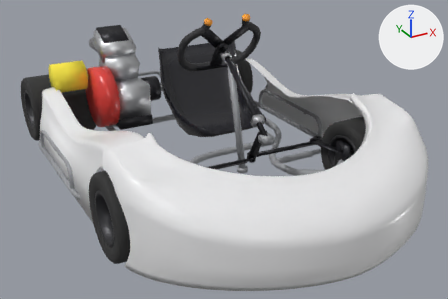
One commit to the FBX model Assets/Resources/KartModel/OKT_Kart.fbx: the scene before it, then after it.
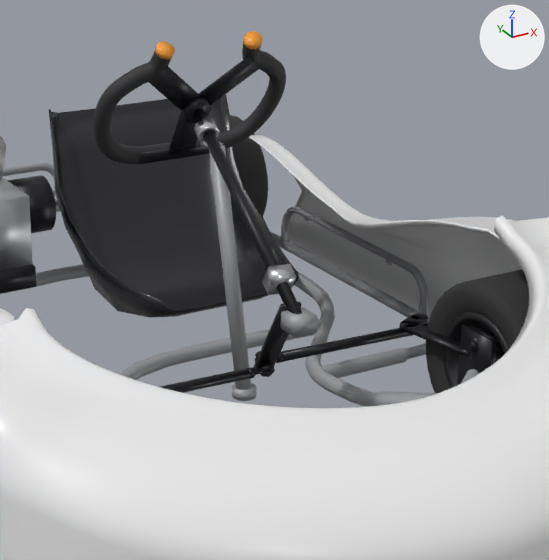
Old and new are each drawn whole from a camera (50 mm lens) standing at (-1.012, -1.557, 1.049) and looking at (0.018, 0.316, 0.113) and again close up on the part from 31% to 83% of the width and 0% to 81% of the height. Every picture has the same lights, and +X, +Y and +Z are marked at upper right. The first two pictures are the older version. Where no turn or scale is listed for an object, it has been applied to the vertices. Vertices at exactly the same position are counted once.

The scene before the commit, as lines of its bpy script (objects in view):
```python
ob_floorblock = bpy.data.objects.new('FloorBlock', me_floorblock)
ob_floorblock.location = (0.035, 0.055, 0.249)
ob_lockblock = bpy.data.objects.new('LockBlock', me_lockblock)
ob_lockblock.location = (0.035, 0.055, 0.249)
ob_pitmanarm = bpy.data.objects.new('PitmanArm', me_pitmanarm)
ob_pitmanarm.location = (0.035, 0.055, 0.249)
ob_shaft = bpy.data.objects.new('Shaft', me_shaft)
ob_shaft.location = (0.035, 0.055, 0.249)
ob_steeringupright = bpy.data.objects.new('SteeringUpright', me_steeringupright)
ob_steeringupright.location = (0.035, 0.055, 0.249)
ob_steeringwheelcaps = bpy.data.objects.new('SteeringWheelCaps', me_steeringwheelcaps)
ob_steeringwheelcaps.location = (0.035, 0.055, 0.249)
ob_steeringwheelplate = bpy.data.objects.new('SteeringWheelPlate', me_steeringwheelplate)
ob_steeringwheelplate.location = (0.035, 0.055, 0.249)
ob_tire_lr = bpy.data.objects.new('Tire_LR', me_tire_lr)
ob_tire_lr.location = (0.405, 1.049, 0.134)
ob_upperbushing = bpy.data.objects.new('UpperBushing', me_upperbushing)
ob_upperbushing.location = (0.035, 0.055, 0.249)
# also in view: 'Engine_Block' at (-0.222, 0.834, 0.309); 'SpindleBody_LF' at (0.374, 0.079, 0.134); 'Rim_LF' at (0.409, 0.0, 0.134); 'BézierCurve' at (-0.031, 0.508, 0.092); 'CasterMount_LF' at (0.325, 0.0, 0.142)
```
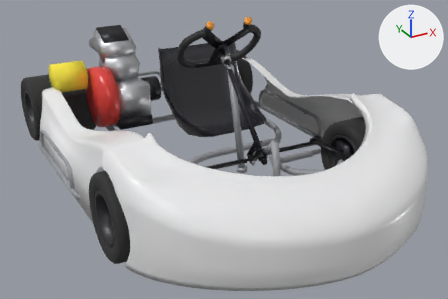
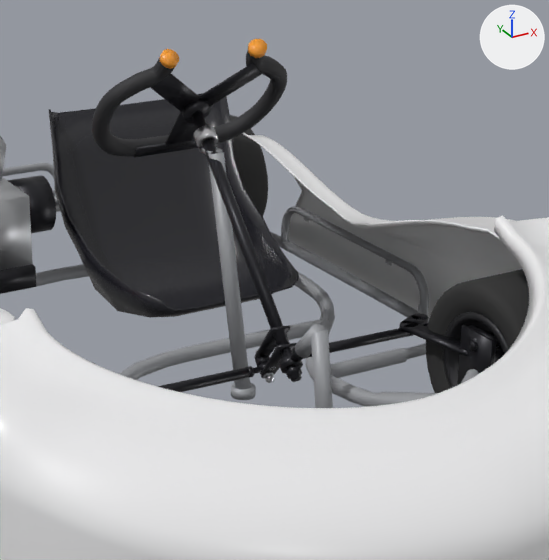
Where the newer file only moved an object's origin or applied its transform, the numbers keep the older frame.

Patch to the scene script:
```diff
--- a/Assets/Resources/KartModel/OKT_Kart.fbx.py
+++ b/Assets/Resources/KartModel/OKT_Kart.fbx.py
@@ me_steeringwheel @@
-me_steeringwheel.from_pydata(...)  # 860 vertices, 852 faces; spans x -0.129..0.216, y 0.334..0.47, z 0.118..0.333
+me_steeringwheel.from_pydata(...)  # 860 vertices, 852 faces; spans x -0.128..0.217, y 0.303..0.466, z 0.203..0.4
+# me_steeringwheel part 8: the whole mesh is turned 8.7 degrees about the x axis through its middle, then moved by (0.001, -0.018, 0.075)
 me_steeringwheel.materials.append(mat_wheel_grip)
@@ me_steeringwheelcaps @@
-me_steeringwheelcaps.from_pydata(...)  # 48 vertices, 28 faces; spans x -0.051..0.138, y 0.329..0.361, z 0.317..0.34
+me_steeringwheelcaps.from_pydata(...)  # 48 vertices, 28 faces; spans x -0.05..0.138, y 0.297..0.327, z 0.38..0.407
+# me_steeringwheelcaps part 2: the whole mesh is turned 8.7 degrees about the x axis through its middle, then moved by (0.001, -0.033, 0.065)
 me_steeringwheelcaps.materials.append(mat_grip_cap_orange)
@@ me_shaft @@
-me_shaft.from_pydata(...)  # 32 vertices, 18 faces; spans x -0.009..0.052, y -0.005..0.393, z -0.008..0.229
+me_shaft.from_pydata(...)  # 84 vertices, 50 faces; spans x -0.014..0.052, y -0.026..0.378, z -0.023..0.301
+# me_shaft part 4: 32 vertices removed from x -0.009..0.052, y -0.005..0.393, z -0.008..0.229; 84 vertices added at x -0.014..0.052, y -0.026..0.378, z -0.023..0.301
 me_shaft.materials.append(mat_anodized_black)
@@ me_steeringwheelplate @@
-me_steeringwheelplate.from_pydata(...)  # 116 vertices, 76 faces; spans x -0.057..0.142, y 0.342..0.448, z 0.122..0.305
+me_steeringwheelplate.from_pydata(...)  # 116 vertices, 76 faces; spans x -0.056..0.143, y 0.313..0.445, z 0.205..0.371
+# me_steeringwheelplate part 1: the whole mesh is turned 8.7 degrees about the x axis through its middle, then moved by (0.001, -0.016, 0.074)
 me_steeringwheelplate.materials.append(mat_anodized_black)
@@ me_pitmanarm @@
-me_pitmanarm.from_pydata(...)  # 36 vertices, 24 faces; spans x -0.0132..0.019, y 0.0224..0.1201, z -0.1231..0.0173
+me_pitmanarm.from_pydata(...)  # 44 vertices, 26 faces; spans x -0.0137..0.0211, y 0.0111..0.0993, z -0.054..0.0442
+# me_pitmanarm part 6: the loose piece of 8 vertices spanning x -0.0132..0.019, y 0.0224..0.1069, z -0.1221..0.0173 is rebuilt with 22 vertices and now spans x -0.0137..0.0183, y 0.0111..0.0758, z -0.054..0.0256
+# me_pitmanarm part 7: a new loose piece of 22 vertices spanning x -0.011..0.0211, y 0.0347..0.0993, z -0.0353..0.0442, in mat_anodized_black (black #27272c)
+# other edits to the shape of me_pitmanarm do not show in these pictures
 me_pitmanarm.materials.append(mat_anodized_black)
@@ me_steeringupright @@
-me_steeringupright.from_pydata(...)  # 72 vertices, 42 faces; spans x 0.017..0.057, y 0.194..0.342, z -0.219..0.18
+me_steeringupright.from_pydata(...)  # 72 vertices, 42 faces; spans x 0.017..0.058, y 0.179..0.326, z -0.144..0.244
+# me_steeringupright part 5: the whole mesh is scaled about its middle by (1, 1, 0.971), then moved by (0.001, -0.015, 0.07)
 me_steeringupright.materials.append(mat_frame_paint)
@@ me_upperbushing @@
-me_upperbushing.from_pydata(...)  # 64 vertices, 64 faces; spans x 0.0183..0.0556, y 0.3241..0.3592, z 0.1733..0.2142
+me_upperbushing.from_pydata(...)  # 64 vertices, 64 faces; spans x 0.0191..0.0562, y 0.3074..0.3451, z 0.2374..0.2779
+# me_upperbushing part 3: the whole mesh is multiplied about its middle by the matrix ((1.0, 0.006, -0.017), (-0.008, 0.989, -0.15), (0.016, 0.15, 0.988)), then moved by (0.0007, -0.0155, 0.0639)
 me_upperbushing.materials.append(mat_aluminium)
@@ ob_steeringwheel @@
 ob_steeringwheel = bpy.data.objects.new('SteeringWheel', me_steeringwheel)
-ob_steeringwheel.location = (0.035, 0.055, 0.249)
+ob_steeringwheel.location = (0.034, 0.073, 0.174)
@@ ob_steeringwheelcaps @@
 ob_steeringwheelcaps = bpy.data.objects.new('SteeringWheelCaps', me_steeringwheelcaps)
-ob_steeringwheelcaps.location = (0.035, 0.055, 0.249)
+ob_steeringwheelcaps.location = (0.034, 0.073, 0.174)
@@ ob_floorblock @@
-ob_floorblock = bpy.data.objects.new('FloorBlock', me_floorblock)
@@ ob_lockblock @@
-ob_lockblock = bpy.data.objects.new('LockBlock', me_lockblock)
@@ ob_shaft @@
 ob_shaft = bpy.data.objects.new('Shaft', me_shaft)
-ob_shaft.location = (0.035, 0.055, 0.249)
+ob_shaft.location = (0.034, 0.073, 0.174)
@@ ob_steeringwheelplate @@
 ob_steeringwheelplate = bpy.data.objects.new('SteeringWheelPlate', me_steeringwheelplate)
-ob_steeringwheelplate.location = (0.035, 0.055, 0.249)
+ob_steeringwheelplate.location = (0.034, 0.073, 0.174)
@@ ob_pitmanarm @@
 ob_pitmanarm = bpy.data.objects.new('PitmanArm', me_pitmanarm)
-ob_pitmanarm.location = (0.035, 0.055, 0.249)
+ob_pitmanarm.location = (0.034, 0.073, 0.174)
@@ ob_steeringupright @@
 ob_steeringupright = bpy.data.objects.new('SteeringUpright', me_steeringupright)
-ob_steeringupright.location = (0.035, 0.055, 0.249)
+ob_steeringupright.location = (0.034, 0.073, 0.174)
@@ ob_upperbushing @@
 ob_upperbushing = bpy.data.objects.new('UpperBushing', me_upperbushing)
-ob_upperbushing.location = (0.035, 0.055, 0.249)
+ob_upperbushing.location = (0.034, 0.073, 0.174)
@@ ob_pitmanbolt @@
+ob_pitmanbolt = bpy.data.objects.new('PitmanBolt', me_pitmanbolt)  # 200 vertices, 158 faces; spans x -0.0064..0.0137, y 0.0494..0.1026, z -0.0558..-0.0038; in mat_zinc_plated (light grey #dadbdf)
+ob_pitmanbolt.location = (0.034, 0.073, 0.174)
@@ ob_floorheim @@
+ob_floorheim = bpy.data.objects.new('FloorHeim', me_floorheim)  # 96 vertices, 84 faces; spans x -0.0171..0.0171, y -0.0323..0.0161, z -0.0177..0.0357; in mat_anodized_black (black #27272c)
+ob_floorheim.location = (0.034, 0.073, 0.174)
@@ ob_chassistab @@
+ob_chassistab = bpy.data.objects.new('ChassisTab', me_chassistab)  # 64 vertices, 36 faces; spans x -0.008..0.023, y -0.108..-0.014, z -0.151..0.079; in mat_frame_paint (grey #a0a2a6)
+ob_chassistab.location = (0.034, 0.073, 0.174)
```

Boxes [x1, y1, x2, y2] around the edits, measured in the close-ups (549 x 560 px):
'SteeringWheel', turned: before [93, 44, 286, 164]; after [92, 50, 287, 156]
'Shaft', reshaped, moved (32% taller): before [193, 109, 302, 314]; after [192, 111, 302, 382]
'SteeringWheelPlate', turned: before [138, 56, 259, 164]; after [134, 63, 262, 158]
'SteeringUpright', rescaled: before [200, 140, 257, 401]; after [200, 147, 256, 400]
'ChassisTab', added: after [295, 324, 333, 408]
'PitmanArm', reshaped, moved (14% narrower, 29% shorter): before [253, 302, 302, 377]; after [254, 325, 296, 378]
'SteeringWheelCaps', moved, turned: before [155, 31, 262, 60]; after [159, 39, 267, 69]
'FloorBlock', deleted: before [281, 307, 318, 337]
'LockBlock', deleted: before [262, 264, 296, 295]
'UpperBushing', reshaped, moved: before [194, 118, 219, 142]; after [193, 125, 218, 149]
'FloorHeim', added: after [278, 347, 305, 374]
'PitmanBolt', added: after [255, 350, 276, 383]
part 6 of me_pitmanarm, rebuilt (28% narrower, 47% shorter): before [253, 302, 302, 369]; after [261, 343, 296, 378]
part 7 of me_pitmanarm, added: after [254, 325, 290, 360]
